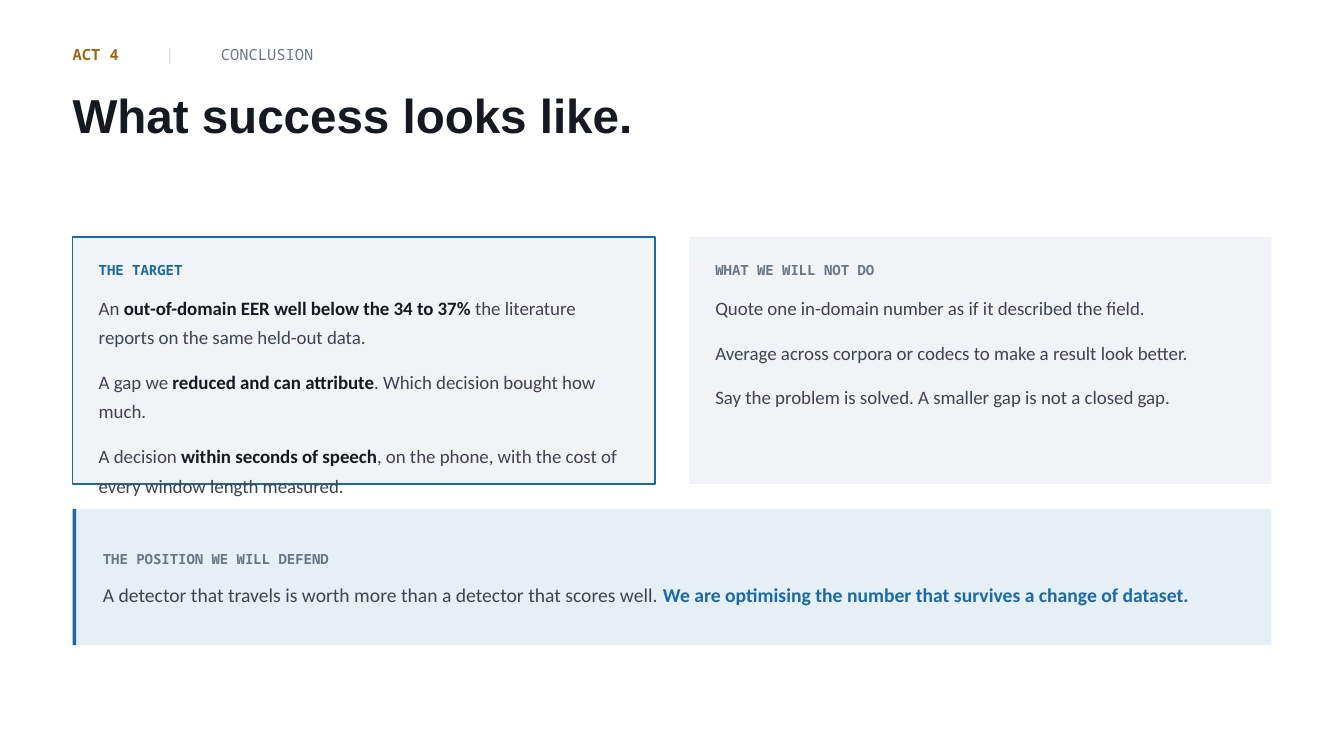
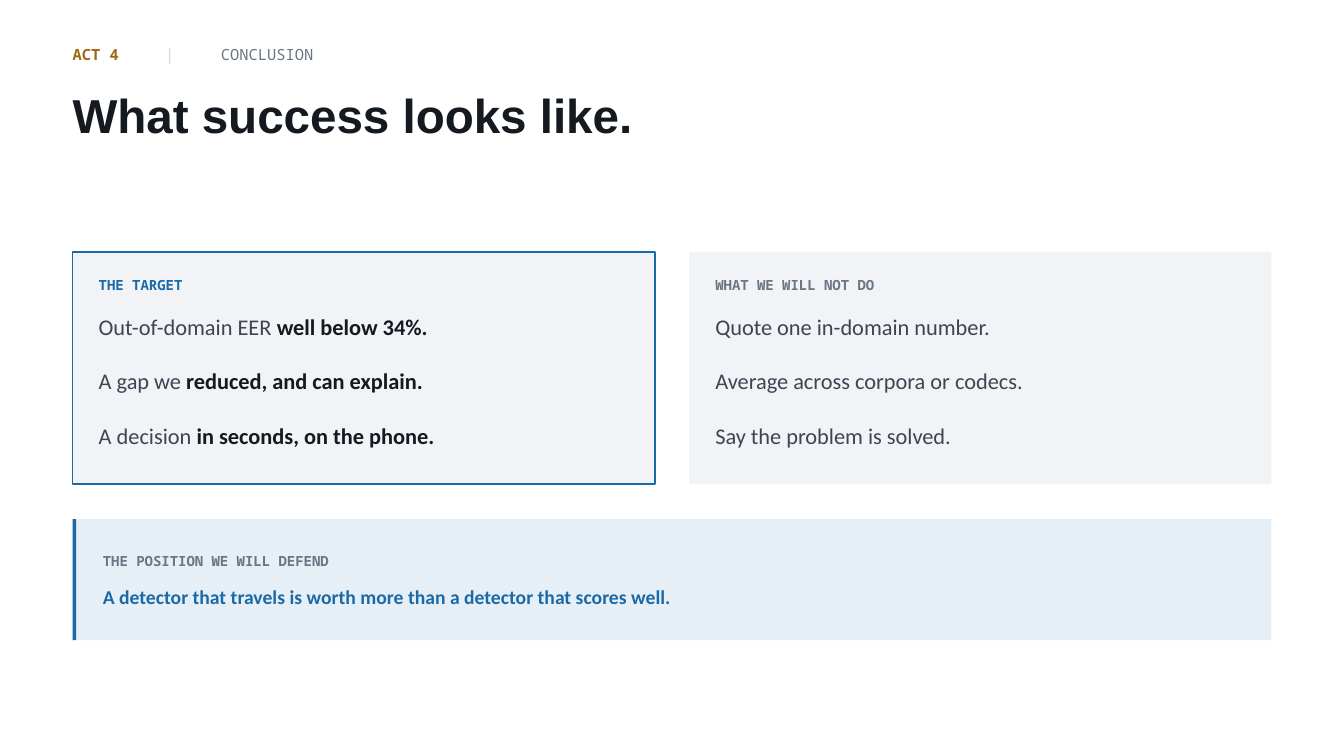
Before and after one commit to mertBiricik/vishing, a slide deck: slide 13 of slides/proposal.pptx (slide 12 before the commit). Drawn at 1344x756 pixels with LibreOffice and Linux fonts; fonts in the diff are those of the drawing. Boxes give left, top, right and bottom in pixels: in the first picture for what was removed or moved away, otherwise in the second. Text is boxed around its words. In the diff, an @@ line names an element or a change of style, - is before the commit and + after.

```diff
--- a/slides/proposal.pptx
+++ b/slides/proposal.pptx
@@ rectangle: place and size @@
-rectangle at <box>73,237,655,484</box>
+rectangle at <box>73,252,655,484</box>
@@ rectangle: place and size @@
-rectangle at <box>690,237,1272,484</box>
+rectangle at <box>690,252,1272,484</box>
@@ text "THE TARGET": place and size @@
-text "THE TARGET" at <box>99,265,617,466</box>
+text "THE TARGET" at <box>99,280,434,448</box>
@@ text "WHAT WE WILL NOT DO": place and size @@
-text "WHAT WE WILL NOT DO" at <box>715,265,1188,407</box>
+text "WHAT WE WILL NOT DO" at <box>715,280,1023,448</box>
@@ text at <box>99,319,434,448</box>: text changed; size 13.5 to 16 pt; text colour #3C4551 to #151A21; bold on @@
-An out-of-domain EER well below the 34 to 37% the literature reports on the same held-out data.
-A gap we reduced and can attribute. Which decision bought how much.
-A decision within seconds of speech, on the phone, with the cost of every window length measured.
+Out-of-domain EER well below 34%.
+A gap we reduced, and can explain.
+A decision in seconds, on the phone.
@@ text at <box>715,319,1023,448</box>: text changed; size 13.5 to 16 pt @@
-Quote one in-domain number as if it described the field.
-Average across corpora or codecs to make a result look better.
-Say the problem is solved. A smaller gap is not a closed gap.
+Quote one in-domain number.
+Average across corpora or codecs.
+Say the problem is solved.
@@ rectangle: place and size @@
-rectangle at <box>73,509,1271,645</box>
+rectangle at <box>73,519,1271,640</box>
@@ rectangle: place and size @@
-rectangle at <box>73,509,77,645</box>
+rectangle at <box>73,519,77,640</box>
@@ text at <box>103,590,670,604</box>: text changed; text colour #3C4551 to #1A6AA8; bold on @@
-A detector that travels is worth more than a detector that scores well. We are optimising the number that survives a change of dataset.
+A detector that travels is worth more than a detector that scores well.
```
Also in this commit, not shown: 11 other slides changed, 1 slide added, 2 other files.
